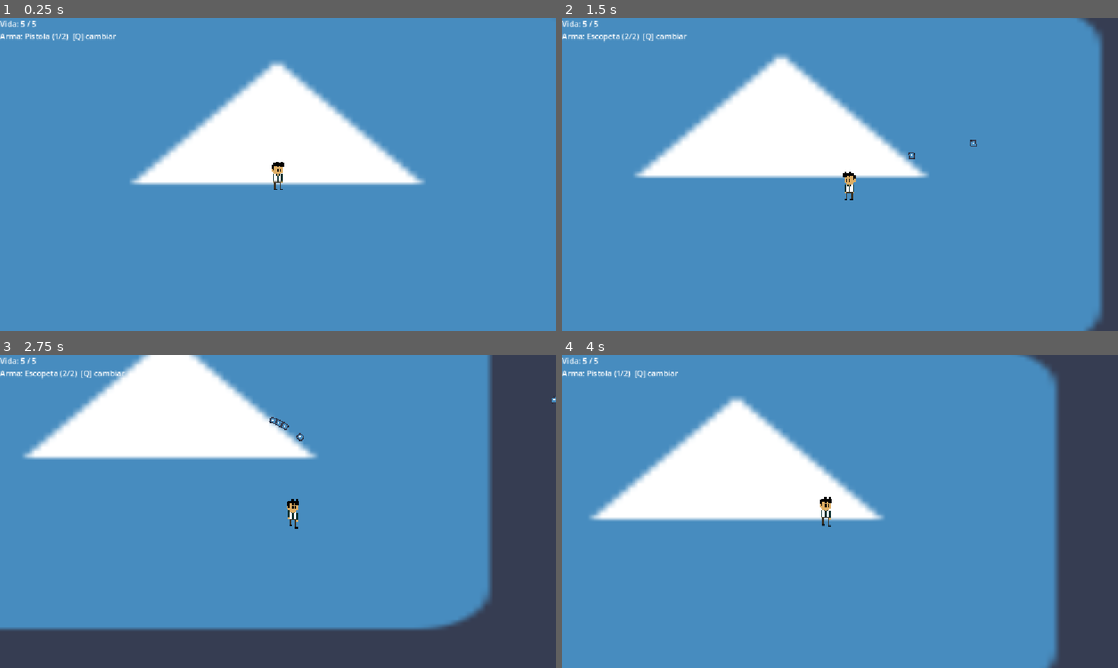
Above: before the commit, frames 1-4 (two rows, left to right).
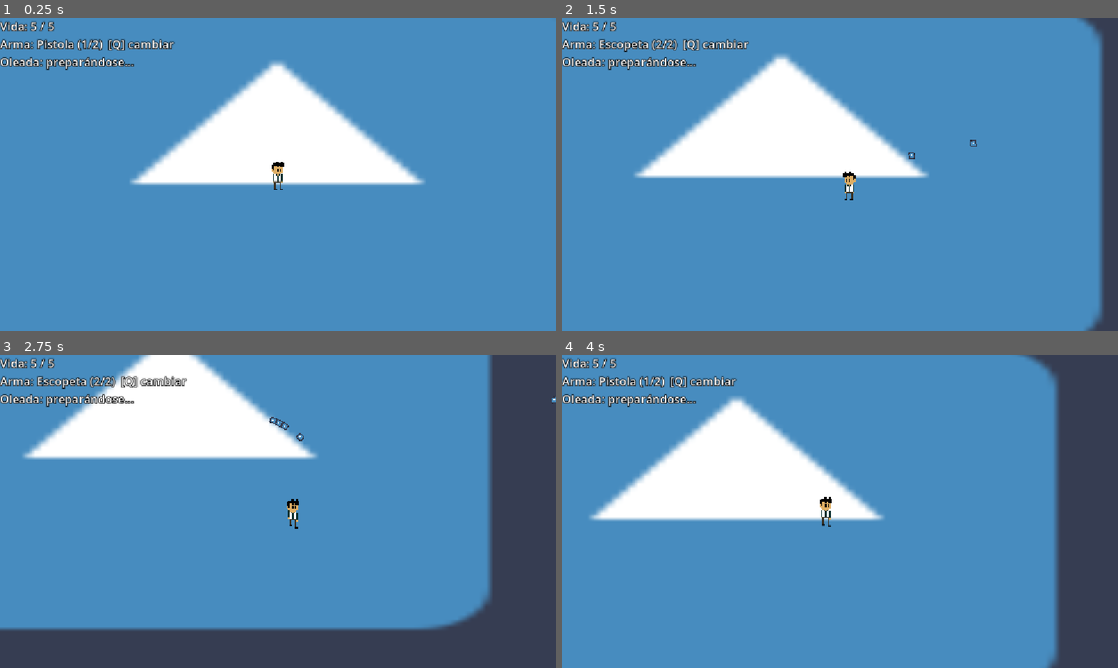
Above: after the commit, the same moments.

Repository: spoloa/Estructuras-De-Datos-2026---II
Game: Godot game, scene res://scenes/Main.tscn
Two runs of this game, one before a commit and one after it. Both use one fixed random seed, a clock stepped at 60 frames per second and the inputs below. The engine's default icon, where the game draws it, is replaced by a stand-in: a white triangle on a blue panel in a dark square.
Inputs (mouse positions are in pixels of both pictures, inside the frame that each line leads up to):
- Up to frame 1 (0.25 s): no input
- Up to frame 2 (1.5 s): tap Enter at 0.5 s; move the mouse to (962, 158) at 0.52 s; press the mouse at (962, 158) at 0.53 s; hold D (move_right) 0.53-1.28 s; move the mouse to (728, 190) at 1.27 s; release the mouse at (728, 190) at 1.28 s; hold S (move_down) from 1.28 s (still down); tap Q (switch_weapon) at 1.35 s
- Up to frame 3 (2.75 s): move the mouse to (333, 442) at 2.02 s; release S (move_down) at 2.03 s; press the mouse at (333, 442) at 2.03 s; hold D (move_right) from 2.03 s (still down)
- Up to frame 4 (4 s): move the mouse to (812, 574) at 2.77 s; release D (move_right) at 2.78 s; release the mouse at (812, 574) at 2.78 s; hold W (move_up) 2.78-3.53 s; tap Q (switch_weapon) at 2.85 s; move the mouse to (1006, 558) at 3.52 s; press the mouse at (1006, 558) at 3.53 s; hold A (move_left) from 3.53 s (still down)

The runs differ from the first frame. In frame 1, 1.8% of the frame differs, in the area x 0-32%, y 0-17%; in frame 2, 1.9%, in the area x 0-34%, y 0-17%; in frame 3, 1.8%; in frame 4, 1.8%.

Commit message:
MainMenu y DeadMenu

Diff:
--- /dev/null
+++ b/scenes/GameFlow.gd
@@ -0,0 +1,45 @@
+class_name GameFlow
+extends Node
+## Controla cómo termina la partida:
+##   - Si el jugador muere        -> pantalla "GAME OVER"
+##   - Si se completan las oleadas -> pantalla "¡VICTORIA!"
+##
+## Es un nodo suelto dentro de Main.tscn. En el Inspector hay que asignar
+## el Player y el WaveManager.
+
+## Nodo Player (se escucha su señal died).
+@export var player: Player
+## Nodo WaveManager (se escucha su señal all_waves_completed).
+@export var wave_manager: WaveManager
+## Segundos de espera antes de mostrar la pantalla final (para ver la muerte/el último enemigo).
+@export var end_delay: float = 1.2
+
+var _finished: bool = false
+
+
+func _ready() -> void:
+	if player == null or wave_manager == null:
+		push_warning("GameFlow: falta asignar Player o WaveManager en el Inspector")
+		return
+	player.died.connect(_on_player_died)
+	wave_manager.all_waves_completed.connect(_on_victory)
+
+
+func _on_player_died() -> void:
+	_finish("GAME OVER")
+
+
+func _on_victory() -> void:
+	_finish("¡VICTORIA!")
+
+
+## Muestra la pantalla final una sola vez, aunque lleguen dos señales seguidas.
+func _finish(title: String) -> void:
+	if _finished:
+		return
+	_finished = true
+	ScreenManager.pause_enabled = false  # ya no tiene sentido pausar
+	await get_tree().create_timer(end_delay).timeout
+	if not is_inside_tree():
+		return
+	ScreenManager.push_screen(EndScreen.new(title))
--- a/scenes/Main.tscn
+++ b/scenes/Main.tscn
@@ -6,6 +6,7 @@
 [ext_resource type="Script" uid="uid://dre8pd52428du" path="res://scripts/ui/HUD.gd" id="2_rvslj"]
 [ext_resource type="Script" uid="uid://b0yx358d7f6s4" path="res://scripts/wave_manager.gd" id="3_0bbpv"]
 [ext_resource type="PackedScene" uid="uid://djv0erbfixs6f" path="res://scenes/enemy_chaser.tscn" id="5_vcsgt"]
+[ext_resource type="Script" uid="uid://dmawyu8jhvjtd" path="res://scripts/managers/GameFlow.gd" id="7_nxtc6"]
 
 [sub_resource type="RectangleShape2D" id="RectangleShape2D_rkej8"]
 size = Vector2(4168, 60)
@@ -63,14 +64,20 @@
 
 [node name="CanvasLayer" type="CanvasLayer" parent="." unique_id=1404226922]
 
-[node name="Label" type="Label" parent="CanvasLayer" unique_id=597926234 node_paths=PackedStringArray("player")]
+[node name="Label" type="Label" parent="CanvasLayer" unique_id=597926234 node_paths=PackedStringArray("player", "wave_manager")]
 offset_right = 156.0
 offset_bottom = 57.0
 script = ExtResource("2_rvslj")
 player = NodePath("../../Player")
+wave_manager = NodePath("../../WaveManager")
 
 [node name="spawn1" type="Marker2D" parent="." unique_id=1218797401]
 position = Vector2(1131, -246)
 
 [node name="spawn2" type="Marker2D" parent="." unique_id=162030113]
 position = Vector2(-826, -225)
+
+[node name="GameFlow" type="Node" parent="." unique_id=1953034399 node_paths=PackedStringArray("player", "wave_manager")]
+script = ExtResource("7_nxtc6")
+player = NodePath("../Player")
+wave_manager = NodePath("../WaveManager")
--- /dev/null
+++ b/scenes/MainMenu.tscn
@@ -0,0 +1,12 @@
+[gd_scene format=3]
+
+[ext_resource type="Script" path="res://scripts/ui/MainMenu.gd" id="1_menu"]
+
+[node name="MainMenu" type="Control"]
+layout_mode = 3
+anchors_preset = 15
+anchor_right = 1.0
+anchor_bottom = 1.0
+grow_horizontal = 2
+grow_vertical = 2
+script = ExtResource("1_menu")
--- /dev/null
+++ b/scripts/items/ItemDrop.gd
@@ -0,0 +1,33 @@
+class_name ItemDrop
+extends RefCounted
+## Ayudante estático: decide si un enemigo suelta un ítem al morir.
+##
+## Uso (en el script del enemigo, justo antes de queue_free()):
+##   ItemDrop.try_drop(self)
+
+## Probabilidad de soltar un arma nueva (0.0 a 1.0).
+const WEAPON_CHANCE: float = 0.10
+## Probabilidad de soltar un corazón (0.0 a 1.0).
+const HEART_CHANCE: float = 0.25
+## Arma que se puede encontrar en el suelo.
+const DROP_WEAPON: WeaponData = preload("res://resources/weapons/PistolaFreudBoy.tres")
+
+
+## Tira los dados y, si toca, deja un ítem en la posición de source.
+static func try_drop(source: Node2D) -> void:
+	var roll: float = randf()
+	var item := ItemPickup.new()
+	if roll < WEAPON_CHANCE:
+		item.kind = ItemPickup.Kind.WEAPON
+		item.weapon = DROP_WEAPON
+	elif roll < WEAPON_CHANCE + HEART_CHANCE:
+		item.kind = ItemPickup.Kind.HEART
+	else:
+		item.free()  # no toca ítem
+		return
+
+	# Se hace en diferido porque el enemigo muere dentro de una colisión de la bala,
+	# y Godot no permite agregar áreas de colisión mientras procesa la física.
+	var position: Vector2 = source.global_position
+	source.get_tree().current_scene.add_child.call_deferred(item)
+	item.set_deferred("global_position", position)
--- /dev/null
+++ b/scripts/items/ItemPickup.gd
@@ -0,0 +1,64 @@
+class_name ItemPickup
+extends Area2D
+## Ítem recolectable en el suelo. Se crea completo desde código (no necesita escena).
+## Por ahora se dibuja como un círculo de color; se puede cambiar por un sprite después.
+##
+## Tipos:
+##   HEART  -> círculo rojo con una cruz: cura al jugador (Player.heal).
+##   WEAPON -> círculo amarillo: agrega un arma al inventario (Player.add_weapon).
+##
+## Uso:
+##   var item := ItemPickup.new()
+##   item.kind = ItemPickup.Kind.HEART
+##   add_child(item)
+
+enum Kind { HEART, WEAPON }
+
+## Tipo de ítem.
+@export var kind: Kind = Kind.HEART
+## Vida que cura (solo para HEART).
+@export var heal_amount: int = 1
+## Arma que entrega (solo para WEAPON).
+@export var weapon: WeaponData
+
+## Radio del ítem en píxeles (dibujo y colisión).
+const RADIUS: float = 18.0
+
+
+func _ready() -> void:
+	var shape := CollisionShape2D.new()
+	var circle := CircleShape2D.new()
+	circle.radius = RADIUS
+	shape.shape = circle
+	add_child(shape)
+	body_entered.connect(_on_body_entered)
+	queue_redraw()
+
+
+## Dibujo provisional del ítem.
+func _draw() -> void:
+	match kind:
+		Kind.HEART:
+			draw_circle(Vector2.ZERO, RADIUS, Color(0.9, 0.15, 0.2))
+			draw_rect(Rect2(-9, -3, 18, 6), Color.WHITE)
+			draw_rect(Rect2(-3, -9, 6, 18), Color.WHITE)
+		Kind.WEAPON:
+			draw_circle(Vector2.ZERO, RADIUS, Color(0.95, 0.75, 0.1))
+			draw_rect(Rect2(-10, -4, 20, 8), Color(0.2, 0.2, 0.2))
+
+
+func _on_body_entered(body: Node2D) -> void:
+	var player := body as Player
+	if player == null:
+		return  # solo el jugador recoge ítems
+
+	match kind:
+		Kind.HEART:
+			if player.health >= player.max_health:
+				return  # vida llena: el corazón se queda en el suelo
+			player.heal(heal_amount)
+		Kind.WEAPON:
+			if weapon == null or player.inventory.contains(weapon):
+				return  # no repetir armas (usa DynamicArray.contains)
+			player.add_weapon(weapon)
+	queue_free()
--- /dev/null
+++ b/scripts/managers/GameFlow.gd
@@ -0,0 +1,45 @@
+class_name GameFlow
+extends Node
+## Controla cómo termina la partida:
+##   - Si el jugador muere        -> pantalla "GAME OVER"
+##   - Si se completan las oleadas -> pantalla "¡VICTORIA!"
+##
+## Es un nodo suelto dentro de Main.tscn. En el Inspector hay que asignar
+## el Player y el WaveManager.
+
+## Nodo Player (se escucha su señal died).
+@export var player: Player
+## Nodo WaveManager (se escucha su señal all_waves_completed).
+@export var wave_manager: WaveManager
+## Segundos de espera antes de mostrar la pantalla final (para ver la muerte/el último enemigo).
+@export var end_delay: float = 1.2
+
+var _finished: bool = false
+
+
+func _ready() -> void:
+	if player == null or wave_manager == null:
+		push_warning("GameFlow: falta asignar Player o WaveManager en el Inspector")
+		return
+	player.died.connect(_on_player_died)
+	wave_manager.all_waves_completed.connect(_on_victory)
+
+
+func _on_player_died() -> void:
+	_finish("GAME OVER")
+
+
+func _on_victory() -> void:
+	_finish("¡VICTORIA!")
+
+
+## Muestra la pantalla final una sola vez, aunque lleguen dos señales seguidas.
+func _finish(title: String) -> void:
+	if _finished:
+		return
+	_finished = true
+	ScreenManager.pause_enabled = false  # ya no tiene sentido pausar
+	await get_tree().create_timer(end_delay).timeout
+	if not is_inside_tree():
+		return
+	ScreenManager.push_screen(EndScreen.new(title))
--- /dev/null
+++ b/scripts/ui/EndScreen.gd
@@ -0,0 +1,51 @@
+class_name EndScreen
+extends MenuScreen
+## Pantalla de fin de partida (derrota o victoria).
+##
+## Se apila con el ScreenManager, igual que el menú de pausa:
+##   ScreenManager.push_screen(EndScreen.new("GAME OVER"))
+##   ScreenManager.push_screen(EndScreen.new("¡VICTORIA!"))
+## (de eso se encarga GameFlow.gd).
+
+## Escena del menú principal.
+const MENU_SCENE: String = "res://scenes/MainMenu.tscn"
+
+var _title: String
+
+
+## title_text es el título grande que se muestra arriba.
+func _init(title_text: String = "FIN DEL JUEGO") -> void:
+	_title = title_text
+
+
+func _ready() -> void:
+	var box := build_layout(_title)
+	(box.get_child(0) as Label).add_theme_font_size_override("font_size", 32)
+	add_button(box, "Reintentar", _on_retry_pressed).grab_focus()
+	add_button(box, "Menú principal", _on_main_menu_pressed)
+	add_button(box, "Salir del juego", get_tree().quit)
+
+
+## Esc normalmente "vuelve atrás" en la pila de pantallas, pero aquí no hay nada
+## a lo que volver (la partida ya terminó), así que lo ignoramos.
+func _unhandled_input(event: InputEvent) -> void:
+	if event.is_action_pressed("ui_cancel"):
+		get_viewport().set_input_as_handled()
+
+
+func _on_retry_pressed() -> void:
+	_close_all_screens()
+	ScreenManager.pause_enabled = true
+	get_tree().reload_current_scene()
+
+
+func _on_main_menu_pressed() -> void:
+	_close_all_screens()
+	get_tree().change_scene_to_file(MENU_SCENE)
+
+
+## Vacía la pila de pantallas (el último pop_screen() reanuda el juego).
+## Es necesario porque ScreenManager es un Autoload: la pila sobrevive al cambio de escena.
+func _close_all_screens() -> void:
+	while not ScreenManager.is_empty():
+		ScreenManager.pop_screen()
--- a/scripts/ui/HUD.gd
+++ b/scripts/ui/HUD.gd
@@ -1,24 +1,47 @@
 extends Label
-## HUD mínimo de prueba: muestra vida y arma equipada.
-## La Persona 3 puede reemplazarlo luego por el HUD definitivo.
+## HUD del juego: muestra la vida, el arma equipada y la oleada actual.
+##
+## Reemplaza al HUD de prueba. Sigue siendo un Label (el mismo nodo de Main.tscn),
+## solo que ahora también escucha al WaveManager.
+##
+## En el Inspector hay que asignar:
+##   - player:        el nodo Player
+##   - wave_manager:  el nodo WaveManager
 
-## Arrastra aquí el nodo Player desde el Inspector.
+## Nodo Player (de él se lee la vida y el arma).
 @export var player: Player
+## Nodo WaveManager (de él se lee la oleada actual).
+@export var wave_manager: WaveManager
+## Tamaño de la letra.
+@export var font_size: int = 24
 
 var _health_text: String = ""
 var _weapon_text: String = ""
+var _wave_text: String = ""
 
 
 func _ready() -> void:
+	# Letra más grande y con borde negro para que se lea sobre cualquier fondo.
+	add_theme_font_size_override("font_size", font_size)
+	add_theme_color_override("font_outline_color", Color.BLACK)
+	add_theme_constant_override("outline_size", 6)
+
 	if player == null:
 		push_warning("HUD: falta asignar el Player en el Inspector")
-		return
-	player.health_changed.connect(_on_health_changed)
-	player.weapon_changed.connect(_on_weapon_changed)
-	player.died.connect(_on_died)
-	# El Player ya se inicializó antes que el HUD, así que leemos su estado actual.
-	_on_health_changed(player.health, player.max_health)
-	_on_weapon_changed(player.weapon, 0, player.inventory.size())
+	else:
+		player.health_changed.connect(_on_health_changed)
+		player.weapon_changed.connect(_on_weapon_changed)
+		# El Player ya se inicializó antes que el HUD, así que leemos su estado actual.
+		_on_health_changed(player.health, player.max_health)
+		_on_weapon_changed(player.weapon, 0, player.inventory.size())
+
+	if wave_manager == null:
+		push_warning("HUD: falta asignar el WaveManager en el Inspector")
+	else:
+		wave_manager.wave_started.connect(_on_wave_started)
+		wave_manager.all_waves_completed.connect(_on_all_waves_completed)
+		_wave_text = "Oleada: preparándose..."
+	_refresh()
 
 
 func _on_health_changed(current: int, maximum: int) -> void:
@@ -34,9 +57,21 @@
 	_refresh()
 
 
-func _on_died() -> void:
-	text = "GAME OVER"
+## Cuando empieza una oleada, el WaveManager ya sacó esa oleada de su cola (Queue),
+## así que las que quedan en la cola + la actual = total de oleadas.
+func _on_wave_started(number: int) -> void:
+	var total: int = number + wave_manager.waves.size()
+	_wave_text = "Oleada: %d / %d" % [number, total]
+	_refresh()
+
+
+func _on_all_waves_completed() -> void:
+	_wave_text = "¡Oleadas completadas!"
+	_refresh()
 
 
 func _refresh() -> void:
-	text = _health_text + "\n" + _weapon_text
+	var lines: Array[String] = [_health_text, _weapon_text]
+	if _wave_text != "":
+		lines.append(_wave_text)
+	text = "\n".join(lines)
--- /dev/null
+++ b/scripts/ui/MainMenu.gd
@@ -0,0 +1,50 @@
+class_name MainMenu
+extends MenuScreen
+## Menú principal: Jugar, Controles y Salir.
+##
+## Hereda de MenuScreen (igual que PauseMenu y OptionsMenu) para reutilizar
+## build_layout() y add_button(). Es la raíz de la escena MainMenu.tscn.
+##
+## Importante: este menú NO se apila en el ScreenManager (no pausa el juego);
+## simplemente es una escena que se cambia por Main.tscn al pulsar Jugar.
+
+## Escena del juego. Cambiar aquí si el nivel principal se mueve o se renombra.
+const GAME_SCENE: String = "res://scenes/Main.tscn"
+
+const CONTROLS_TEXT: String = "Mover: W A S D\nDisparar: clic izquierdo (hacia el mouse)\nCambiar arma: Q\nPausa / volver atrás: Esc"
+
+var _controls_label: Label
+
+
+func _ready() -> void:
+	# En el menú principal Esc no debe abrir la pausa.
+	ScreenManager.pause_enabled = false
+
+	var game_title: String = ProjectSettings.get_setting("application/config/name", "Juego")
+	var box := build_layout(game_title)
+
+	# build_layout() crea primero un fondo semitransparente: aquí lo volvemos sólido.
+	(get_child(0) as ColorRect).color = Color(0.07, 0.07, 0.1, 1.0)
+	# El primer hijo de la columna es el título: lo hacemos más grande.
+	(box.get_child(0) as Label).add_theme_font_size_override("font_size", 32)
+
+	add_button(box, "Jugar", _on_play_pressed).grab_focus()
+	add_button(box, "Controles", _on_controls_pressed)
+	add_button(box, "Salir", get_tree().quit)
+
+	_controls_label = Label.new()
+	_controls_label.text = CONTROLS_TEXT
+	_controls_label.horizontal_alignment = HORIZONTAL_ALIGNMENT_CENTER
+	_controls_label.visible = false
+	box.add_child(_controls_label)
+
+
+## Empieza la partida.
+func _on_play_pressed() -> void:
+	ScreenManager.pause_enabled = true  # ya dentro del juego, Esc vuelve a abrir la pausa
+	get_tree().change_scene_to_file(GAME_SCENE)
+
+
+## Muestra u oculta la lista de controles.
+func _on_controls_pressed() -> void:
+	_controls_label.visible = not _controls_label.visible
Not shown, added: scenes/GameFlow.gd.uid
Not shown, added: scripts/items/ItemDrop.gd.uid
Not shown, added: scripts/items/ItemPickup.gd.uid
Not shown, added: scripts/managers/GameFlow.gd.uid
Not shown, added: scripts/ui/EndScreen.gd.uid
Not shown, added: scripts/ui/MainMenu.gd.uid
